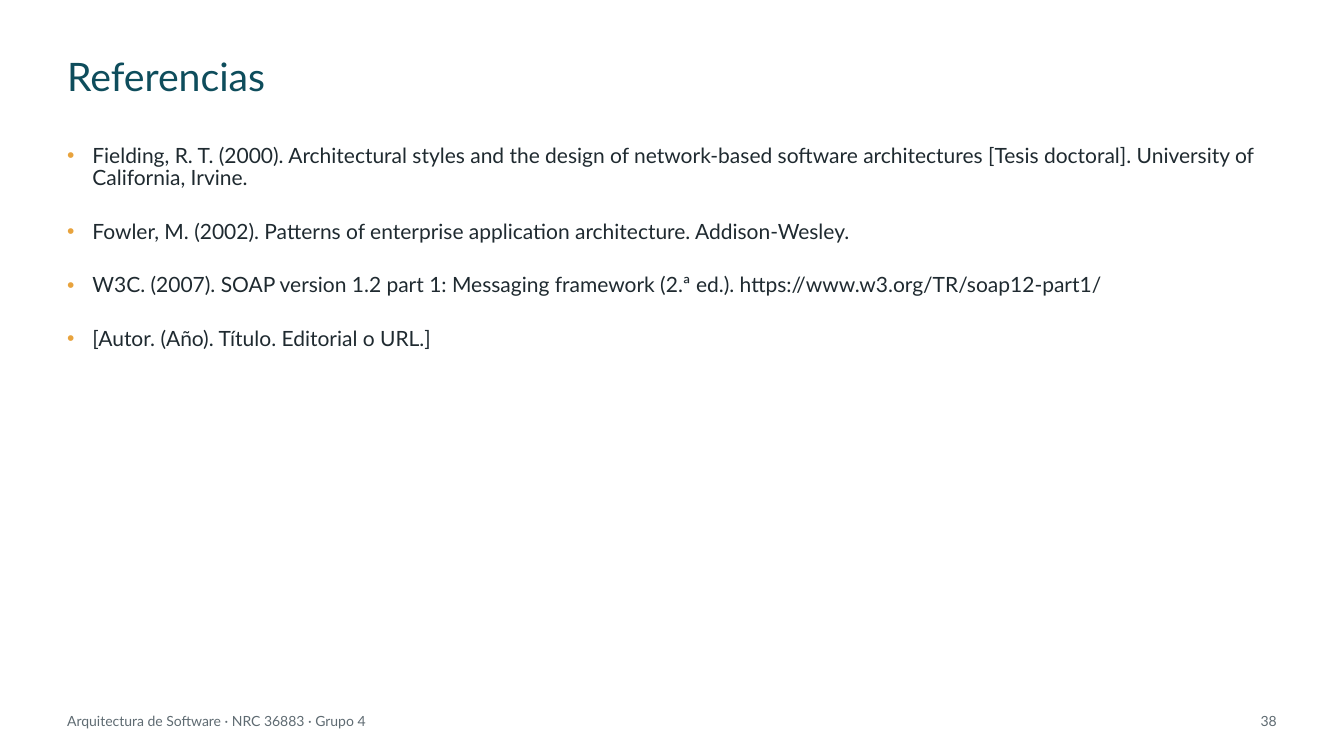
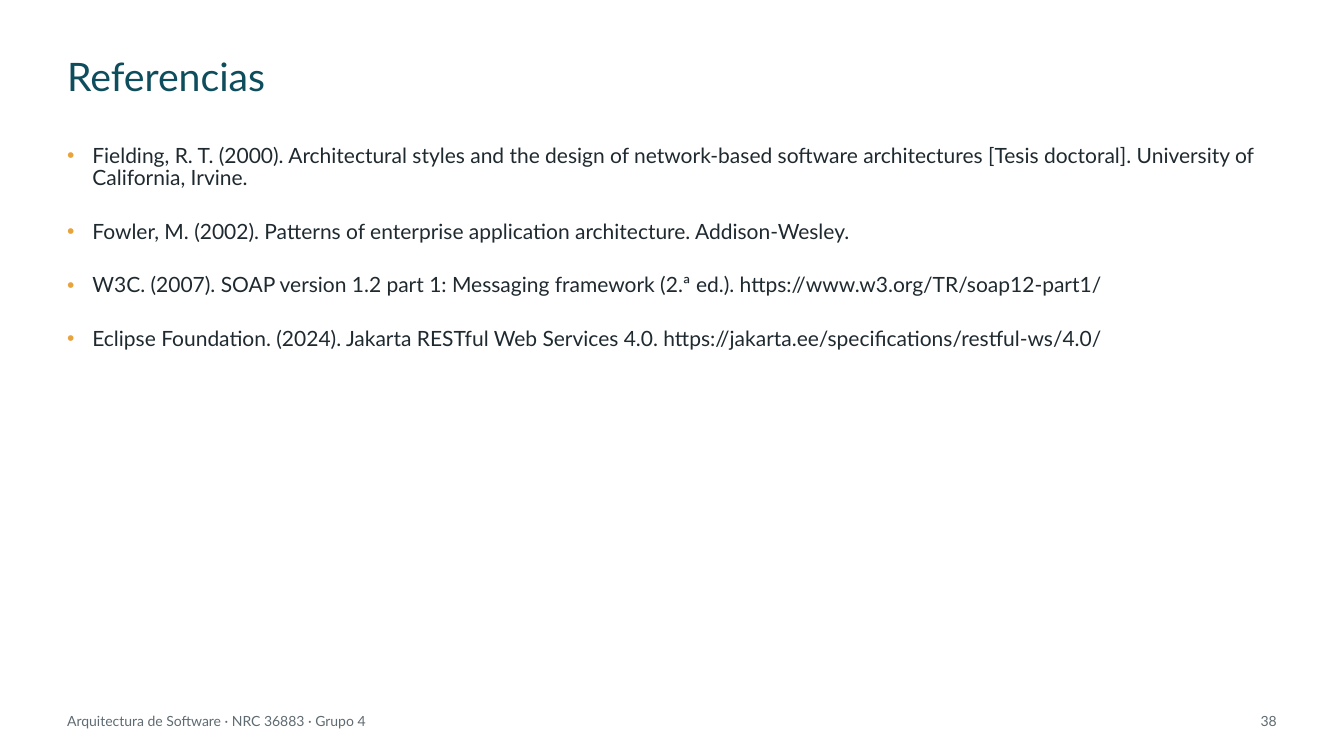
Before and after one commit to IMarcusDev/TI.1.3.-PAO202651_RESTFUL_JAVA_SINBDD_NRC_36883_GR04, a slide deck: slide 38 of 05. DOCUMENTACION/PRESENTACION TI.1.3. RESTFUL sin BDD en JAVA GR4.pptx. Drawn at 1344x756 pixels with LibreOffice and Linux fonts; fonts in the diff are those of the drawing. Boxes give left, top, right and bottom in pixels: in the first picture for what was removed or moved away, otherwise in the second. Text is boxed around its words. In the diff, an @@ line names an element or a change of style, - is before the commit and + after.

```diff
--- a/05. DOCUMENTACION/PRESENTACION TI.1.3. RESTFUL sin BDD en JAVA GR4.pptx
+++ b/05. DOCUMENTACION/PRESENTACION TI.1.3. RESTFUL sin BDD en JAVA GR4.pptx
@@ text at [92, 330, 1101, 350]: text changed @@
-• [Autor. (Año). Título. Editorial o URL.]
+• Eclipse Foundation. (2024). Jakarta RESTful Web Services 4.0. https://jakarta.ee/specifications/restful-ws/4.0/
```
Also in this commit, not shown: 27 other slides changed.
